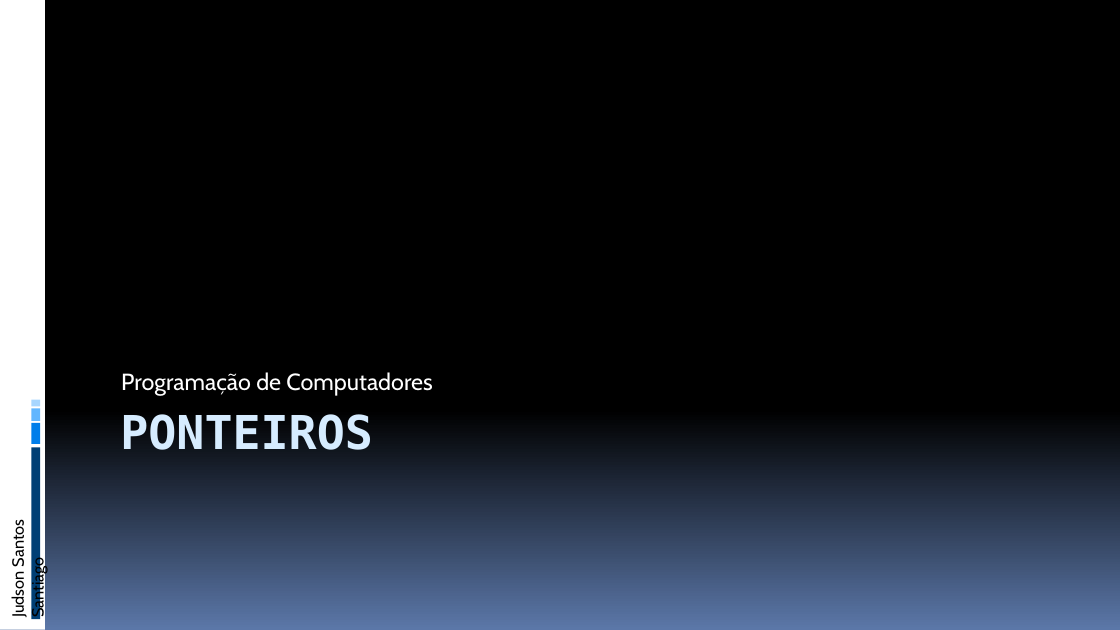
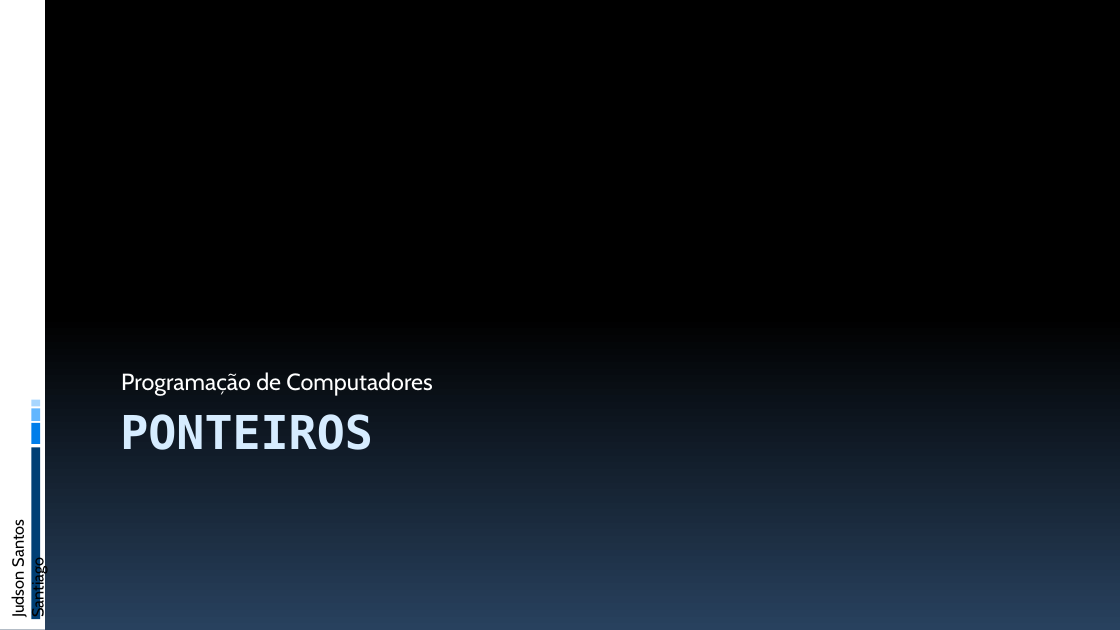
Before and after one commit to JudsonSS/ProgComp, a slide deck: slide 1 of Slides/14. Ponteiros.pptx. Drawn at 1120x630 pixels with LibreOffice and Linux fonts; fonts in the diff are those of the drawing; background and template pictures are left out. Boxes give left, top, right and bottom in pixels: in the first picture for what was removed or moved away, otherwise in the second. Text is boxed around its words. In the diff, an @@ line names an element or a change of style, - is before the commit and + after.

```diff
--- a/Slides/14. Ponteiros.pptx
+++ b/Slides/14. Ponteiros.pptx
@@ background gradient #000000 to #5B77A8 to picture (left out) @@
```
Also in this commit, not shown: 39 other slides changed, 5 other files.
